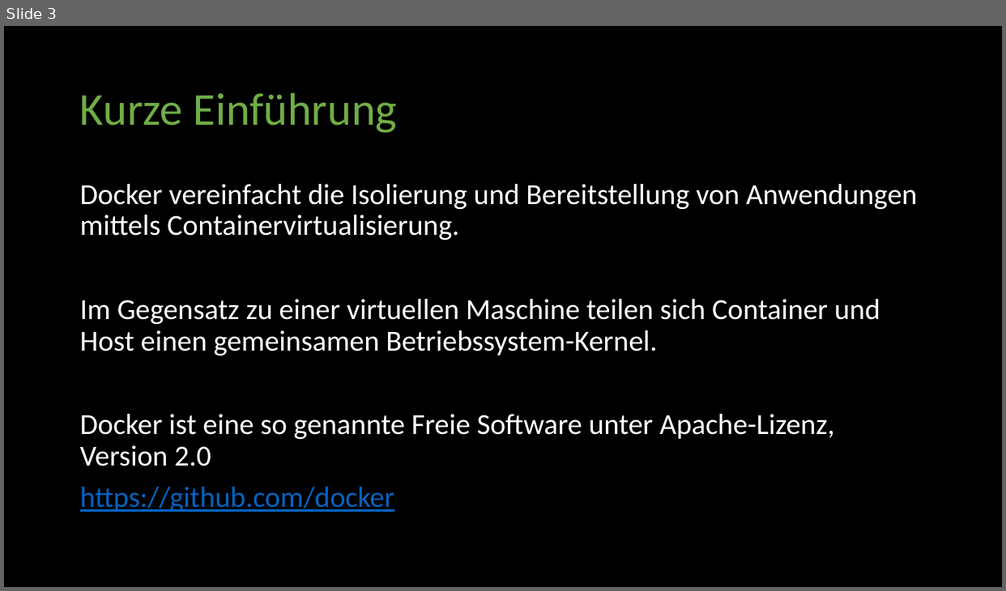
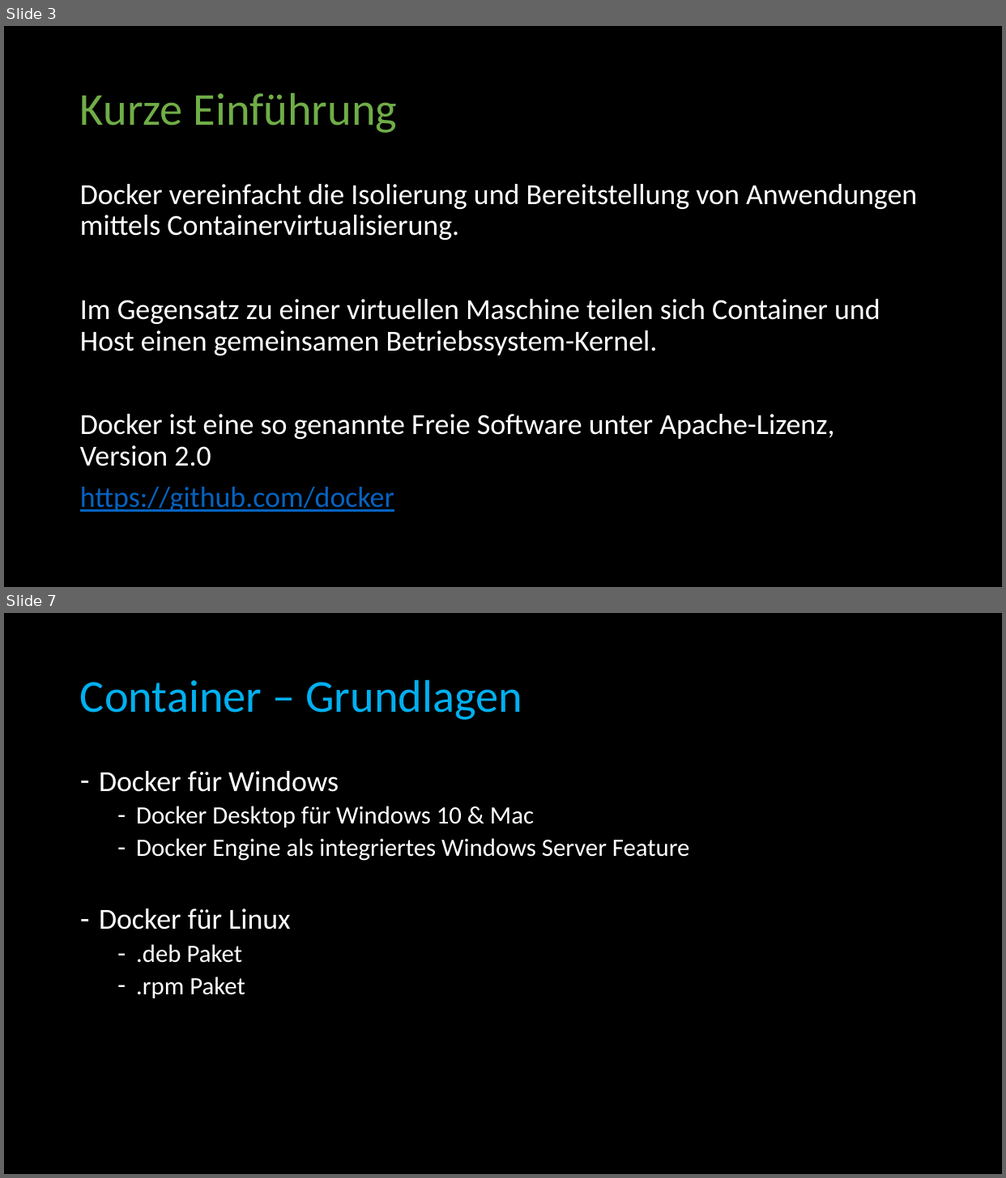
Before and after one commit to BadMadDev/workshop, a slide deck: docs/Docker Workshop.de.pptx. Shown one above the other, each under a label of ours: slide 3 before the commit, slides 3 and 7 after it; the slides between them are not shown. The pictures are 1006x591 and 1006x1178 pixels, drawn with LibreOffice and Linux fonts; fonts in the diff are those of the drawing. Boxes give left, top, right and bottom in pixels: in the first picture for what was removed or moved away, otherwise in the second. Text is boxed around its words. In the diff, an @@ line names an element or a change of style, - is before the commit and + after.

```diff
--- a/docs/Docker Workshop.de.pptx
+++ b/docs/Docker Workshop.de.pptx
@@ slide 7 added at bbox=[4, 613, 1002, 1174], background #000000 @@
@@ title added at bbox=[80, 679, 522, 720], 44 pt, text #00B0F0 @@
+Container – Grundlagen
@@ text added at bbox=[99, 771, 690, 999], 24 pt, text #FFFFFF @@
+– Docker für Windows
+  – Docker Desktop für Windows 10 & Mac
+  – Docker Engine als integriertes Windows Server Feature
+– Docker für Linux
+  – .deb Paket
+  – .rpm Paket
```
Also in this commit, not shown: 2 slides changed, 5 other slides added.
